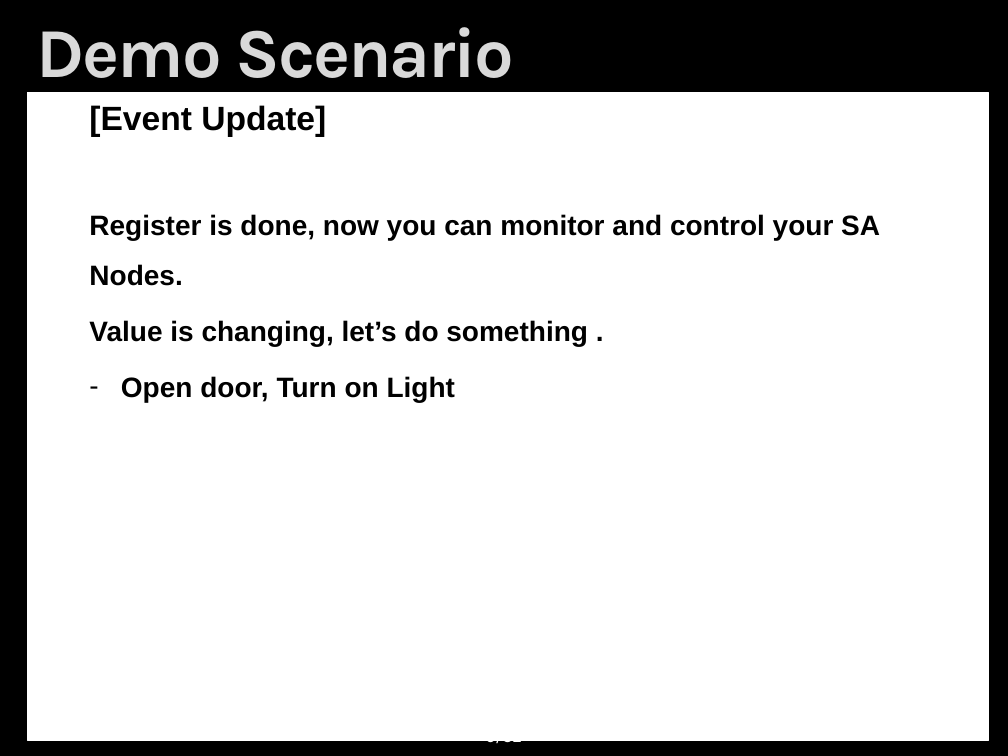
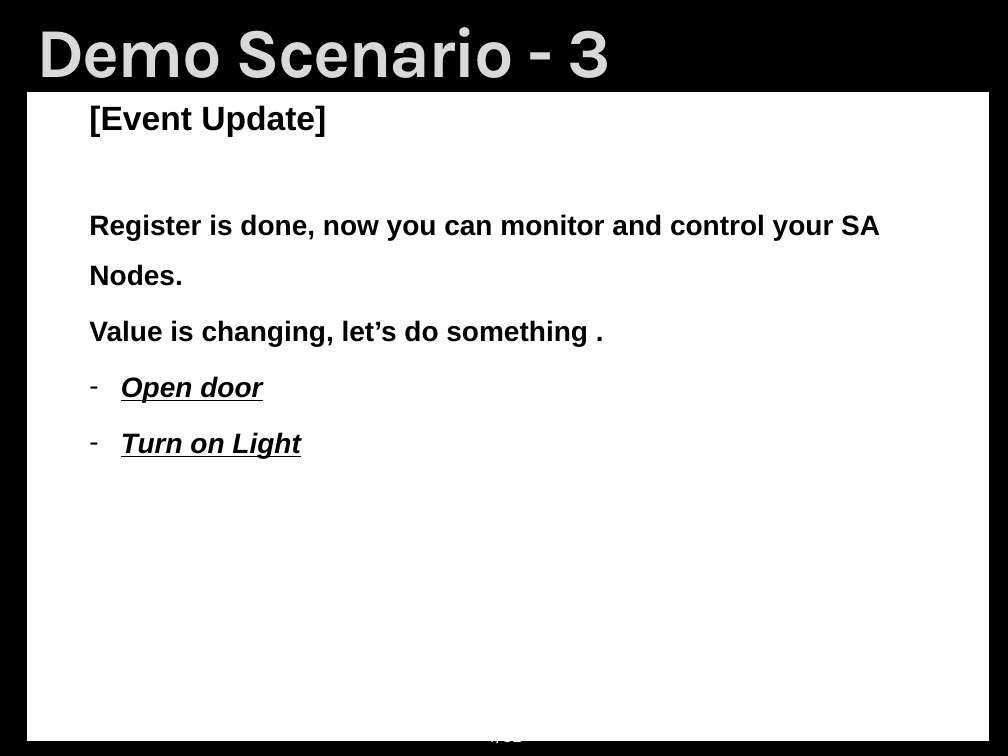
Before and after one commit to youkkwon/smarthome, a slide deck: slide 4 of doc/Demo_0626_0315.pptx (slide 5 before the commit). Drawn at 1008x756 pixels with LibreOffice and Linux fonts; fonts in the diff are those of the drawing; background and template pictures are left out. Boxes give left, top, right and bottom in pixels: in the first picture for what was removed or moved away, otherwise in the second. Text is boxed around its words. In the diff, an @@ line names an element or a change of style, - is before the commit and + after.

Commit message:
update Demo scenario

```diff
--- a/doc/Demo_0626_0315.pptx
+++ b/doc/Demo_0626_0315.pptx
@@ title at <box>37,27,612,93</box>: text changed @@
-Demo Scenario
+Demo Scenario - 3
@@ text at <box>121,376,300,458</box>: text changed; italic on @@
-– Open door, Turn on Light
+– Open door
+– Turn on Light
```
Also in this commit, not shown: 11 other slides changed, 1 slide removed.
